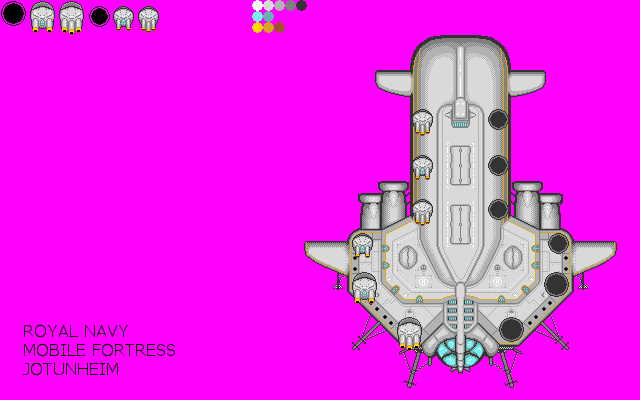
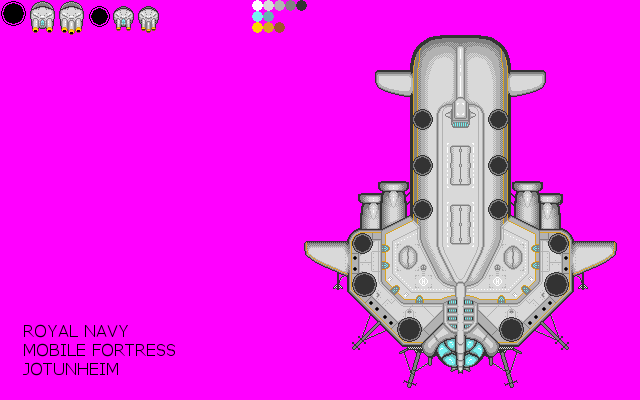
Before/after of a 640×400 layered artwork. What changed in the layer stack:
removed layer "Borders" over [352, 111, 433, 351]
painted on "Sprite" over [352, 157, 515, 258]
